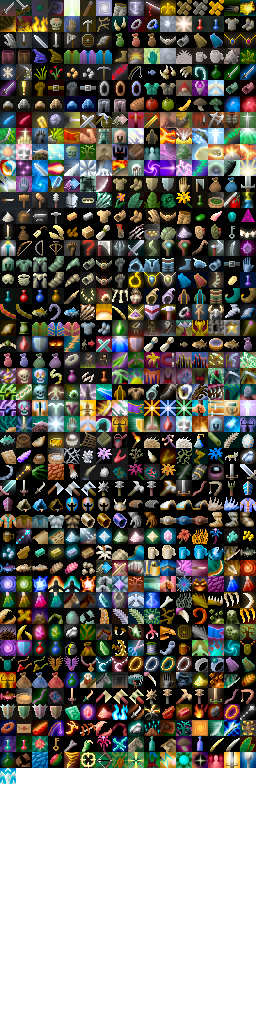
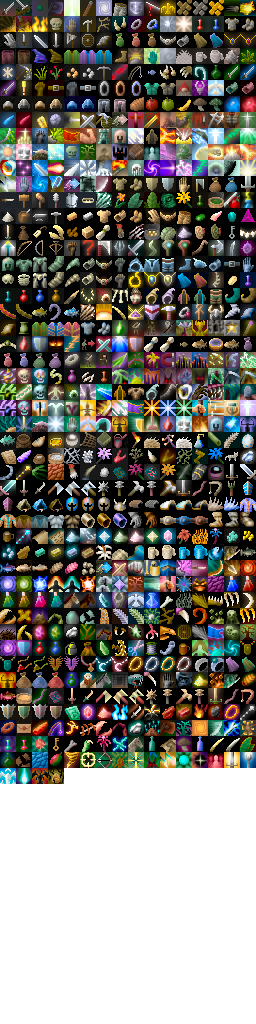
Layer changes from the first 256 x 1024 image to the second:
painted on "Background" over [16, 768, 64, 784]
painted on "shade" over [16, 768, 64, 784]
